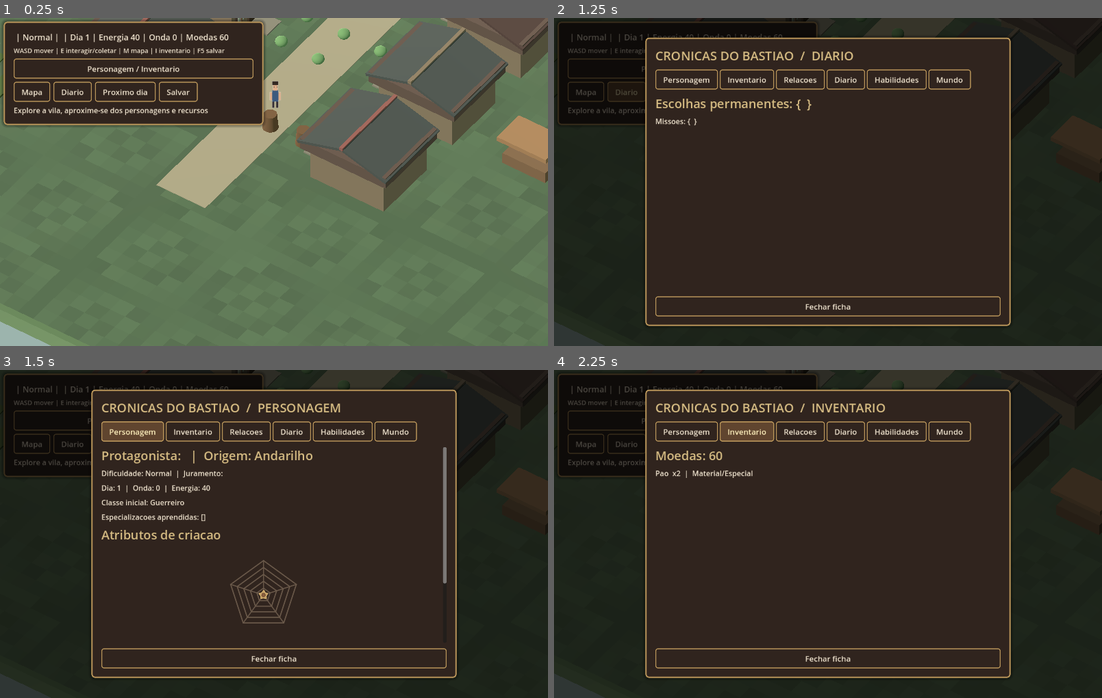
Above: before the commit, frames 1-4 (two rows, left to right).
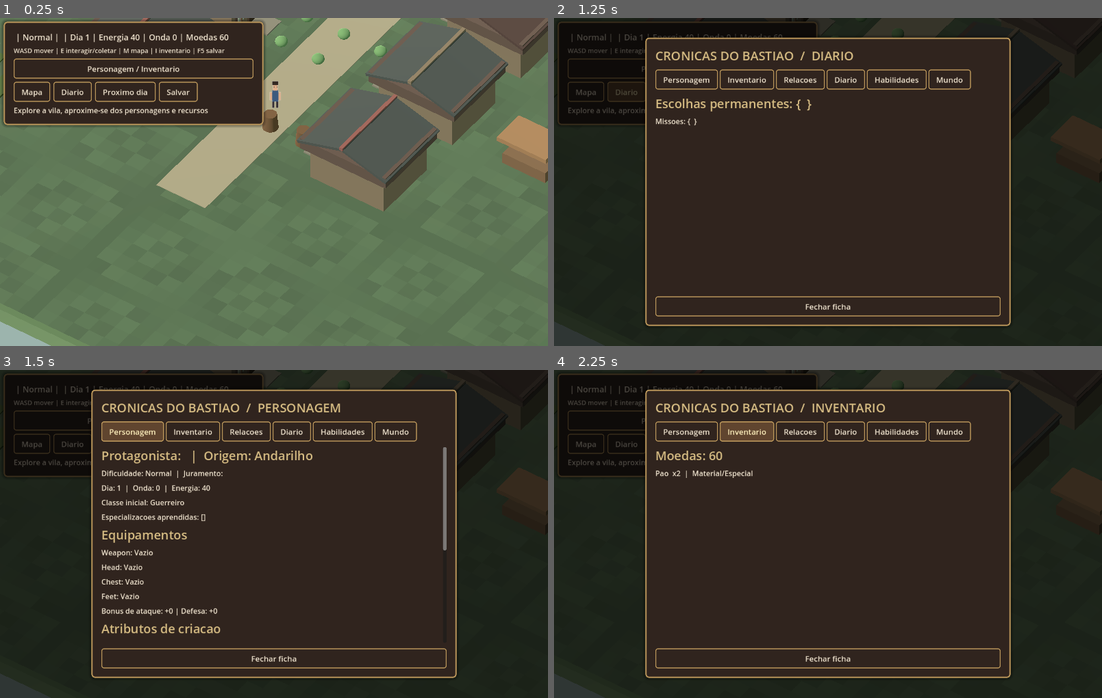
Above: after the commit, the same moments.

Repository: alexandre10227-afk/fortaleza-ultimo-bastiao
Game: Godot game, scene res://scenes/world.tscn
Same seed, same stepped clock (60 frames per second), same inputs: the game is played once before the commit and once after it. This scene is started directly instead of the project's main scene.
Inputs:
- Up to frame 1 (0.25 s): no input
- Up to frame 2 (1.25 s): click "Diario" at 0.5 s
- Up to frame 3 (1.5 s): click "Personagem" at 1.25 s
- Up to frame 4 (2.25 s): click "Inventario" at 2 s

Frames 1-2 are identical in both runs. In frame 3, 1.7% of the frame differs, in the area x 18-82%, y 48-81%; in frame 4, nothing differs.

Commit message:
feat(phase2): equip inventory buttons and show weapon/helmet/chest/boots stats on hero sheet

Diff:
--- a/novo_projeto/scripts/character_sheet.gd
+++ b/novo_projeto/scripts/character_sheet.gd
@@ -3,6 +3,7 @@
 signal closed
 const UI = preload("res://scripts/ui_theme.gd")
 const ITEMS = preload("res://scripts/item_catalog.gd")
+const GEAR = preload("res://scripts/equipment_catalog.gd")
 const TABS := ["Personagem", "Inventario", "Relacoes", "Diario", "Habilidades", "Mundo"]
 var page: String = "Personagem"
 var body: VBoxContainer
@@ -74,6 +75,13 @@
             _line("Dia: %d  |  Onda: %d  |  Energia: %d" % [GameState.day, GameState.wave_number, GameState.energy])
             _line("Classe inicial: %s" % GameState.protagonist_track.get("base_class", "Guerreiro"))
             _line("Especializacoes aprendidas: " + str(GameState.protagonist_track.get("specializations", [])))
+            _line("Equipamentos", true)
+            for slot in GEAR.SLOTS:
+                var equipped_id := str(GameState.equipped.get(slot, ""))
+                var equipped_label := "Vazio" if equipped_id.is_empty() else str(GEAR.GEAR[equipped_id]["name"])
+                _line("%s: %s" % [slot.capitalize(), equipped_label])
+            var totals: Dictionary = GameState.equipment_stats()
+            _line("Bonus de ataque: +%d | Defesa: +%d" % [int(totals["attack"]), int(totals["defense"])])
             _line("Atributos de criacao", true)
             var radar := preload("res://scripts/attribute_radar.gd").new()
             body.add_child(radar)
@@ -93,6 +101,15 @@
                 var label := str(data.get("name", str(item_id).replace("_", " ").capitalize()))
                 var rarity := str(data.get("rarity", "Material/Especial"))
                 _line("%s  x%d  |  %s" % [label, quantity, rarity])
+                if GEAR.is_equipment(str(item_id)):
+                    var gear: Dictionary = GEAR.GEAR[str(item_id)]
+                    var equip_button := Button.new()
+                    var valid_class := GEAR.can_equip(str(item_id), str(GameState.protagonist_track.get("base_class","")))
+                    equip_button.text = "Equipar (%s): %s" % [str(gear["slot"]), str(gear["name"])]
+                    equip_button.disabled = not valid_class
+                    UI.apply_button(equip_button)
+                    equip_button.pressed.connect(_equip_owned_item.bind(str(item_id)))
+                    body.add_child(equip_button)
                 if GameState.PLAYER_CLASSES.BOSS_BOOKS.has(str(item_id)):
                     var book_button := Button.new()
                     var specialization := GameState.PLAYER_CLASSES.specialization_from_book(str(item_id))
@@ -170,3 +187,9 @@
         show_page("Habilidades")
     else:
         show_page("Inventario")
+
+func _equip_owned_item(item_id: String) -> void:
+    if GameState.equip_item(item_id):
+        show_page("Personagem")
+    else:
+        show_page("Inventario")
